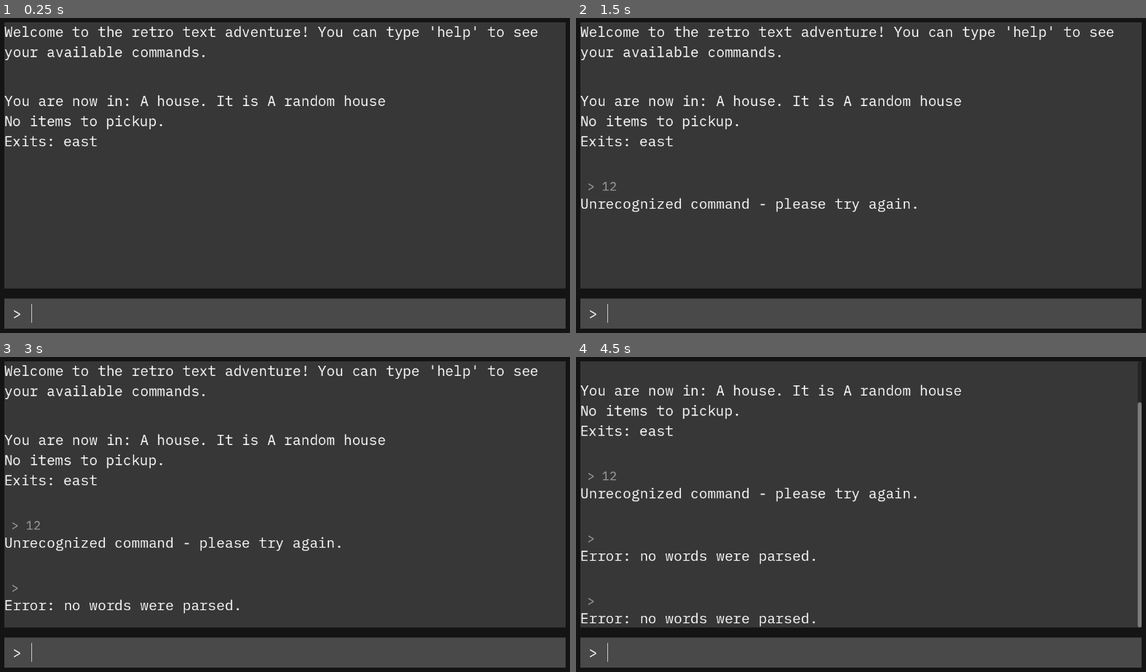
Above: before the commit, frames 1-4 (two rows, left to right).
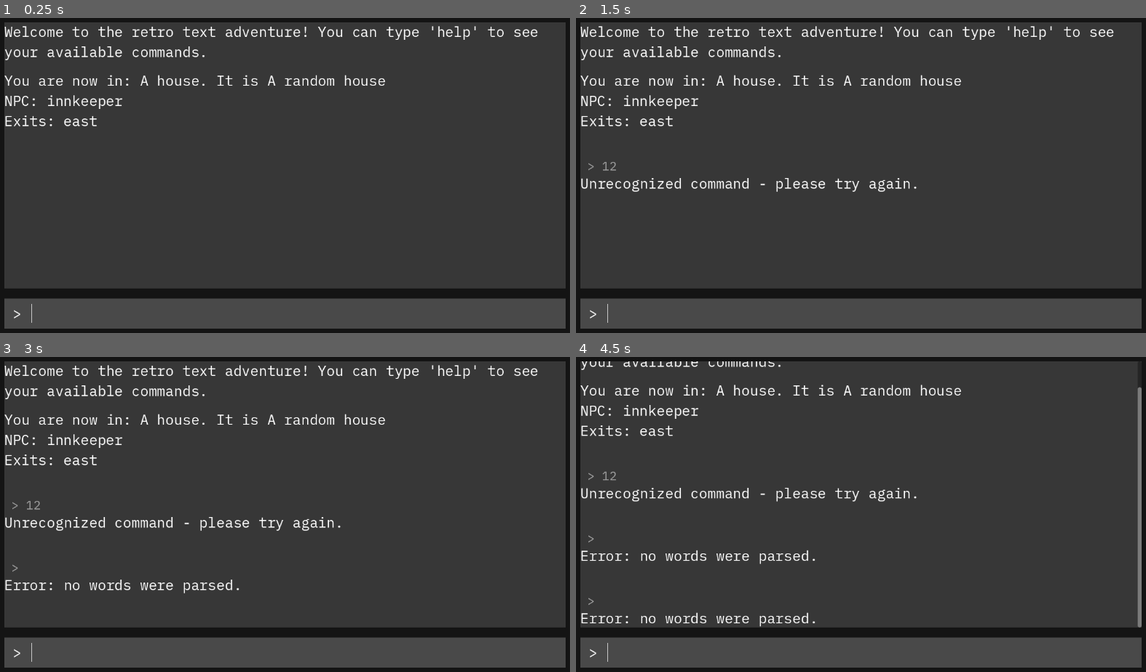
Above: after the commit, the same moments.

Repository: CungSao/textAdventure
Game: Godot game, scene res://game.tscn
The game is run twice, just before and just after one commit, with the same random seed, the same clock (stepped at 60 frames per second) and the same inputs.
Inputs (mouse positions are in pixels of both pictures, inside the frame that each line leads up to):
- Up to frame 1 (0.25 s): no input
- Up to frame 2 (1.5 s): click (872, 314) at 0.52 s; type "12" at 0.6 s; tap Enter at 1.25 s; hold Up (ui_up) from 1.28 s (still down)
- Up to frame 3 (3 s): tap Space at 2 s; release Up (ui_up) at 2.03 s; hold Down (ui_down) 2.03-2.78 s; tap Enter at 2.75 s; hold Up (ui_up) from 2.78 s (still down)
- Up to frame 4 (4.5 s): tap Space at 3.5 s; tap Enter at 4.25 s; release Up (ui_up) at 4.28 s; hold Down (ui_down) from 4.28 s (still down)

The runs differ from the first frame. In frame 1, 1.8% of the frame differs, in the area x 0-68%, y 18-41%; in frame 2, 3.1%; in frame 3, 3.9%, in the area x 0-68%, y 18-82%; in frame 4, 0.6%.

Commit message:
npc

Diff:
--- a/CommandProcessor.gd
+++ b/CommandProcessor.gd
@@ -32,6 +32,8 @@
 			return inventory()
 		"use":
 			return use(second_word)
+		"talk":
+			return talk(second_word)
 		"help":
 			return help()
 
@@ -58,7 +60,7 @@
 		return "Take what?"
 
 	for item in current_room.items:
-		if second_word.to_lower() == item.item_name.to_lower():
+		if item.item_name.to_lower().similarity(second_word) > 0.4:
 			current_room.remove_item(item)
 			player.take_item(item)
 			return "You take the " + item.item_name
@@ -101,6 +103,17 @@
 	return "You don't have that item."
 
 
+func talk(second_word:String) -> String:
+	if second_word == "":
+		return "Talk to who?"
+	for npc in current_room.npcs:
+		if npc.npc_name.to_lower().similarity(second_word) > 0.4:
+		#if npc.npc_name.to_lower() == second_word:
+			return npc.npc_name + ': \"' + npc.initial_dialog + '\"'
+
+	return "That person does not exist in this room."
+
+
 func help() -> String:
 	return "You can use these commands: go [location], take/drop [item], inventory, help"
 
--- a/RoomManager.gd
+++ b/RoomManager.gd
@@ -2,20 +2,30 @@
 
 @onready var house_room:Room = $HouseRoom
 @onready var outside_room:Room = $OutsideRoom
-@onready var shed_room = $ShedRoom
-@onready var gate = $Gate
-@onready var field = $Field
+@onready var shed_room:Room = $ShedRoom
+@onready var gate:Room = $Gate
+@onready var field:Room = $Field
 
 
 func _ready() -> void:
-	var key = Item.new("key", Types.ItemTypes.KEY)
-
+	var innkeeper = load_npc("Innkeeper")
+	house_room.add_npc(innkeeper)
 	house_room.connect_exit_unlocked("east", outside_room)
 
 	outside_room.connect_exit_unlocked("north", gate)
 
+	var exit = outside_room.connect_exit_locked("east", shed_room)
+	var key = load_item("Key")
 	outside_room.add_item(key)
-	var exit = outside_room.connect_exit_locked("east", shed_room)
 	key.use_value = exit
 
+	var guard = load_npc("Guard")
+	gate.add_npc(guard)
 	gate.connect_exit_unlocked("forest", field, "gate")
+
+
+func load_item(item_name:String):
+	return load("res://items/%s.tres" % item_name)
+
+func load_npc(npc_name:String):
+	return load("res://npcs/%s.tres" % npc_name)
--- a/items/Item.gd
+++ b/items/Item.gd
@@ -6,6 +6,6 @@
 var use_value = null
 
 
-func _init(_item_name:String, _item_type):
-	item_name = _item_name
-	item_type = _item_type
+#func _init(_item_name:String, _item_type):
+	#item_name = _item_name
+	#item_type = _item_type
--- a/items/key_item.tres
+++ b/items/Key.tres
@@ -4,5 +4,5 @@
 
 [resource]
 script = ExtResource("1_w7hd5")
-item_name = "A Key"
+item_name = "Key"
 item_type = 0
--- /dev/null
+++ b/npcs/Guard.tres
@@ -0,0 +1,9 @@
+[gd_resource type="Resource" script_class="NPC" load_steps=2 format=3 uid="uid://d3yhi3285ewru"]
+
+[ext_resource type="Script" path="res://npcs/NPC.gd" id="1_4sphx"]
+
+[resource]
+script = ExtResource("1_4sphx")
+npc_name = "guard"
+initial_dialog = "Err... you cannot pass! I seem to have lost my sword in the field to the west of the village, and until I recover it, nobody goes though. Don't ask how that makes sense, just go find it!"
+post_quest_dialog = "You found it! I've never been so happy in my entire life. Please go through into the forest. I owne you a great debt!"
--- /dev/null
+++ b/npcs/Innkeeper.tres
@@ -0,0 +1,9 @@
+[gd_resource type="Resource" script_class="NPC" load_steps=2 format=3 uid="uid://b0naifgg47eb3"]
+
+[ext_resource type="Script" path="res://npcs/NPC.gd" id="1_21865"]
+
+[resource]
+script = ExtResource("1_21865")
+npc_name = "innkeeper"
+initial_dialog = "Hi traveler! If you want to win the game, head north to the village gate and talk to the guard!"
+post_quest_dialog = ""
--- /dev/null
+++ b/npcs/NPC.gd
@@ -0,0 +1,5 @@
+class_name NPC extends Resource
+
+@export var npc_name = "NPC Name"
+@export_multiline var initial_dialog:String
+@export_multiline var post_quest_dialog:String
--- a/rooms/room.gd
+++ b/rooms/room.gd
@@ -4,8 +4,8 @@
 @export_multiline var room_description = "This is the description of the room." : set = set_room_description
 
 var exits:Dictionary
+var npcs:Array[NPC]
 var items:Array
-
 
 func set_room_name(new_name:String):
 	$MarginContainer/VBoxContainer/RoomName.text = new_name
@@ -17,6 +17,10 @@
 	room_description = new_description
 
 
+func add_npc(npc:NPC):
+	npcs.append(npc)
+
+
 func add_item(item:Item):
 	items.append(item)
 
@@ -26,28 +30,42 @@
 
 
 func get_full_description() -> String:
-	var full_description = "".join(PackedStringArray([
-		"\n%s \n%s \n%s" % [
-					get_room_description(),
-					get_item_description(),
-					get_exit_description(),
-					]
-	]))
-	return full_description
+	var full_description = PackedStringArray([get_room_description()])
+	var npc_description = get_npc_description()
+	if npc_description != "":
+		full_description.append(npc_description)
+
+	var item_description = get_item_description()
+	if item_description != "":
+		full_description.append(item_description)
+
+	full_description.append(get_exit_description())
+
+	var full_description_string = "\n".join(full_description)
+	return full_description_string
 
 
 func get_room_description() -> String:
 	return "You are now in: %s. It is %s" % [room_name, room_description]
 
 
+func get_npc_description() -> String:
+	if npcs.size() == 0:
+		return ""
+
+	var npc_string = ""
+	for npc in npcs:
+		npc_string += npc.npc_name + " "
+	return "NPC: " + npc_string
+
+
 func get_item_description() -> String:
 	if items.size() == 0:
-		return "No items to pickup."
+		return ""
 
 	var item_string = ""
 	for item in items:
 		item_string += item.item_name + " "
-
 	return "Items: " + item_string
 
 
@@ -90,4 +108,5 @@
 				room.exits["inside"] = exit
 			_:
 				printerr("Tried to connect invalid direction: ", direction)
+
 	return exit
